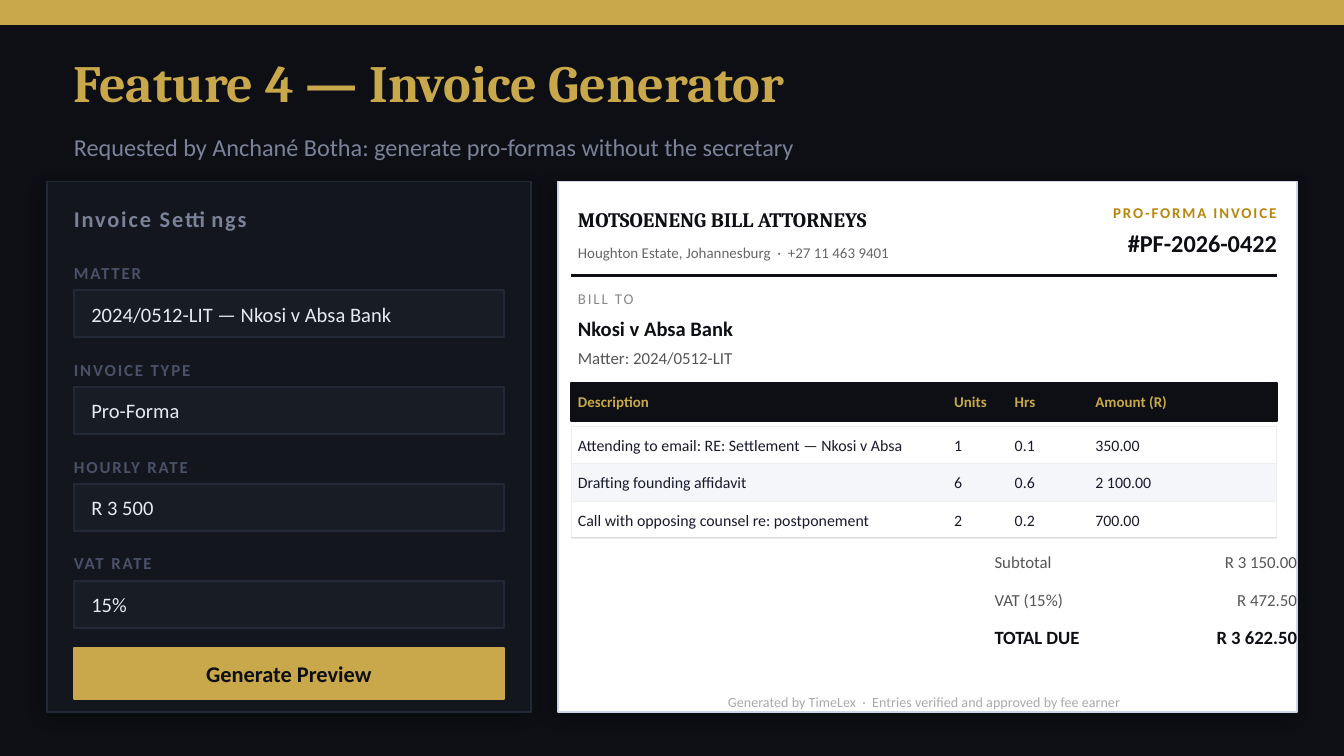
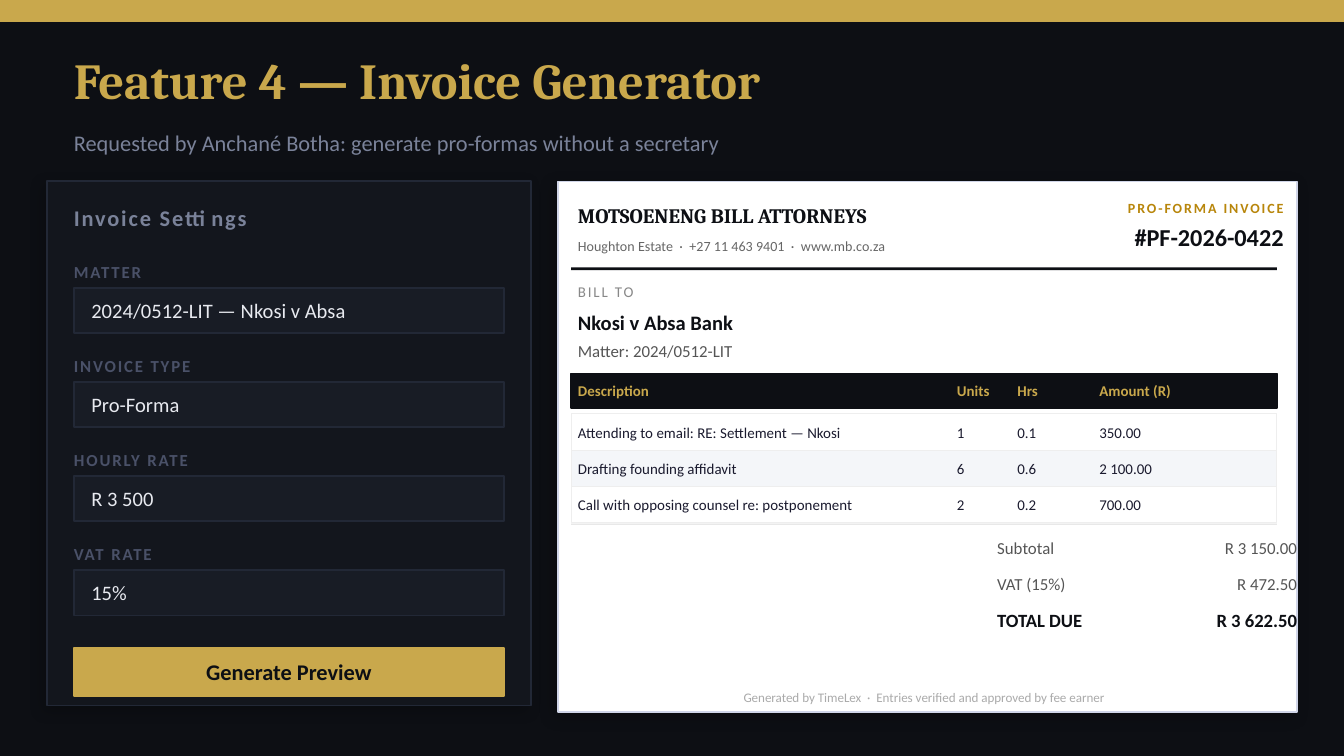
Before and after one commit to konethegreat/timelex-automated-time-tracking, a slide deck: slide 9 of timelex-presenation/TimeLex_Assessment_Presentation.pptx. Drawn at 1344x756 pixels with LibreOffice and Linux fonts; fonts in the diff are those of the drawing. Boxes give left, top, right and bottom in pixels: in the first picture for what was removed or moved away, otherwise in the second. Text is boxed around its words. In the diff, an @@ line names an element or a change of style, - is before the commit and + after.

Commit message:
Add initial presentation file for TimeLex Assessment

```diff
--- a/timelex-presenation/TimeLex_Assessment_Presentation.pptx
+++ b/timelex-presenation/TimeLex_Assessment_Presentation.pptx
@@ text "Feature 4 — Invoice Generator" at [74,64,760,100]: size 28 to 27 pt @@
@@ text "Invoice Settings" rewrapped from [369,66,537,103] to [359,64,521,100] @@
@@ text at [74,135,719,155]: text changed; size 13 to 12 pt @@
-Requested by Anchané Botha: generate pro-formas without the secretary
+Requested by Anchané Botha: generate pro-formas without a secretary
@@ rectangle at [47,181,531,706]: shadow changed @@
@@ rectangle: place and size @@
-rectangle at [47,181,531,712]
+rectangle at [47,181,531,706]
@@ rectangle at [558,181,1297,712]: shadow changed @@
@@ text "PRO-FORMA INVOICE": place and size @@
-text "PRO-FORMA INVOICE" at [1113,208,1276,218]
+text "PRO-FORMA INVOICE" at [1128,203,1284,213]
@@ text "PRO-FORMA INVOICE" at [1128,203,1284,213]: size 8 to 7.5 pt @@
@@ text "#PF-2026-0422": place and size @@
-text "#PF-2026-0422" at [1128,235,1277,252]
+text "#PF-2026-0422" at [1135,229,1284,246]
@@ 6 texts, 1 rectangle, 1 line: place and size @@
-6 texts, 1 rectangle, 1 line at [74,213,1277,481]
+6 texts, 1 rectangle, 1 line at [74,209,1277,473]
@@ text at [578,241,885,254]: text changed; size 8 to 7.5 pt @@
-Houghton Estate, Johannesburg · +27 11 463 9401
+Houghton Estate · +27 11 463 9401 · www.mb.co.za
@@ rectangle: place and size @@
-rectangle at [74,290,504,337]
+rectangle at [74,288,504,333]
@@ text at [91,303,345,319]: text changed @@
-2024/0512-LIT — Nkosi v Absa Bank
+2024/0512-LIT — Nkosi v Absa
@@ text "Units": place and size @@
-text "Units" at [954,396,987,407]
+text "Units" at [957,385,990,396]
@@ text "Hrs": place and size @@
-text "Hrs" at [1015,397,1036,407]
+text "Hrs" at [1017,386,1038,396]
@@ text "Amount (R)": place and size @@
-text "Amount (R)" at [1095,396,1167,409]
+text "Amount (R)" at [1099,385,1171,398]
@@ 4 texts, 4 rectangles: place and size @@
-4 texts, 4 rectangles at [74,383,1277,628]
+4 texts, 4 rectangles at [74,374,1277,616]
@@ text "1": place and size @@
-text "1" at [954,441,962,451]
+text "1" at [957,428,965,438]
@@ text "0.1": place and size @@
-text "0.1" at [1015,440,1035,451]
+text "0.1" at [1017,428,1036,438]
@@ text "350.00": place and size @@
-text "350.00" at [1095,440,1139,451]
+text "350.00" at [1099,428,1141,438]
@@ text at [578,427,840,441]: text changed; size 8.5 to 8 pt @@
-Attending to email: RE: Settlement — Nkosi v Absa
+Attending to email: RE: Settlement — Nkosi
@@ text "6": place and size @@
-text "6" at [954,477,962,488]
+text "6" at [957,464,965,474]
@@ text "0.6": place and size @@
-text "0.6" at [1015,477,1035,488]
+text "0.6" at [1017,464,1036,474]
@@ text "2 100.00": place and size @@
-text "2 100.00" at [1095,477,1151,488]
+text "2 100.00" at [1099,464,1152,474]
@@ 8 texts, 2 rectangles, 1 line: place and size @@
-8 texts, 2 rectangles, 1 line at [571,464,1297,650]
+8 texts, 2 rectangles, 1 line at [571,450,1297,633]
@@ text "2": place and size @@
-text "2" at [954,515,962,526]
+text "2" at [957,500,965,510]
@@ text "0.2": place and size @@
-text "0.2" at [1015,515,1035,526]
+text "0.2" at [1017,500,1036,510]
@@ size 8.5 to 8 pt in 11 elements at [578,463,736,477], [578,499,852,513], [957,428,965,438], [1017,428,1036,438], [1099,428,1141,438], [957,464,965,474], [1017,464,1036,474], [1099,464,1152,474], [957,500,965,510], [1017,500,1036,510], [1099,500,1141,510] @@
@@ text "700.00": place and size @@
-text "700.00" at [1095,515,1139,526]
+text "700.00" at [1099,500,1141,510]
@@ text "Generated by TimeLex · Entries ..." at [744,693,1104,704]: size 7.5 to 7 pt @@
```
Also in this commit, not shown: 16 other slides changed, 1 slide added, 2 other files.
